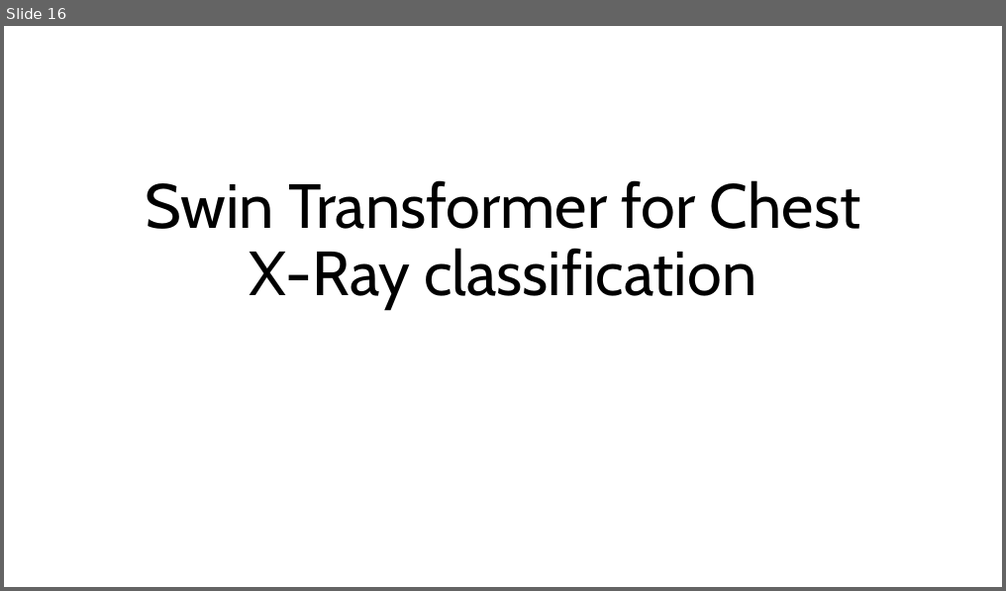
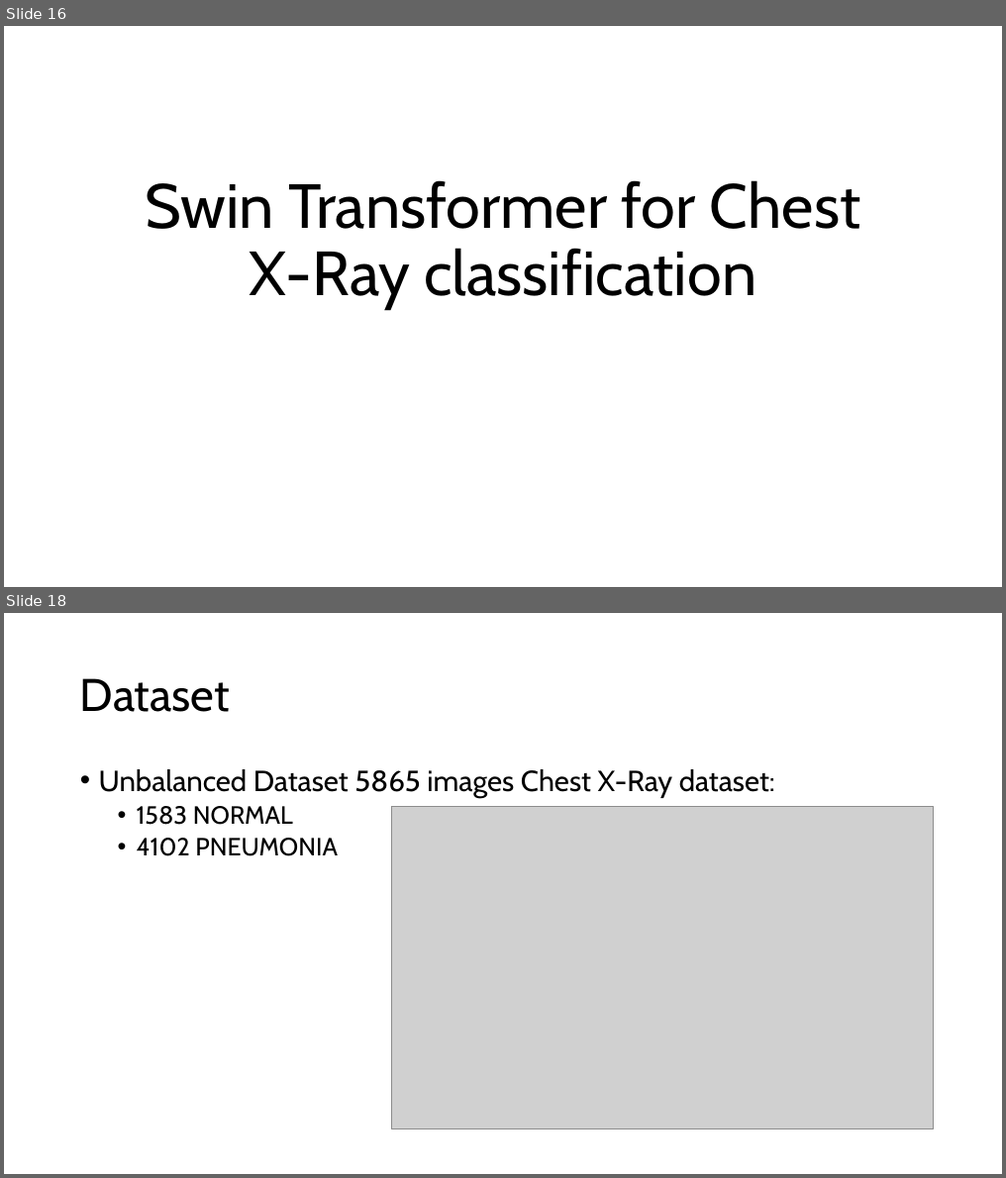
Before and after one commit to ma3ti/Swin-transformer-ChestXray, a slide deck: Swin.pptx. Shown one above the other, each under a label of ours: slide 16 before the commit, slides 16 and 18 after it; the slides between them are not shown. The pictures are 1006x591 and 1006x1178 pixels, drawn with LibreOffice and Linux fonts; fonts in the diff are those of the drawing; grey boxes stand for pictures. Boxes give left, top, right and bottom in pixels: in the first picture for what was removed or moved away, otherwise in the second. Text is boxed around its words. In the diff, an @@ line names an element or a change of style, - is before the commit and + after.

```diff
--- a/Swin.pptx
+++ b/Swin.pptx
@@ slide 18 added at <box>4,613,1002,1174</box>, background #FFFFFF @@
@@ title added at <box>80,678,230,712</box>, 44 pt, text #000000 @@
+Dataset
@@ text added at <box>99,769,775,857</box>, 28 pt, text #000000 @@
+• Unbalanced Dataset 5865 images Chest X-Ray dataset:
+  • 1583 NORMAL
+  • 4102 PNEUMONIA
@@ picture added at <box>392,806,934,1130</box> @@
```
Also in this commit, not shown: 9 other slides added, 2 slides removed, 1 other file.
